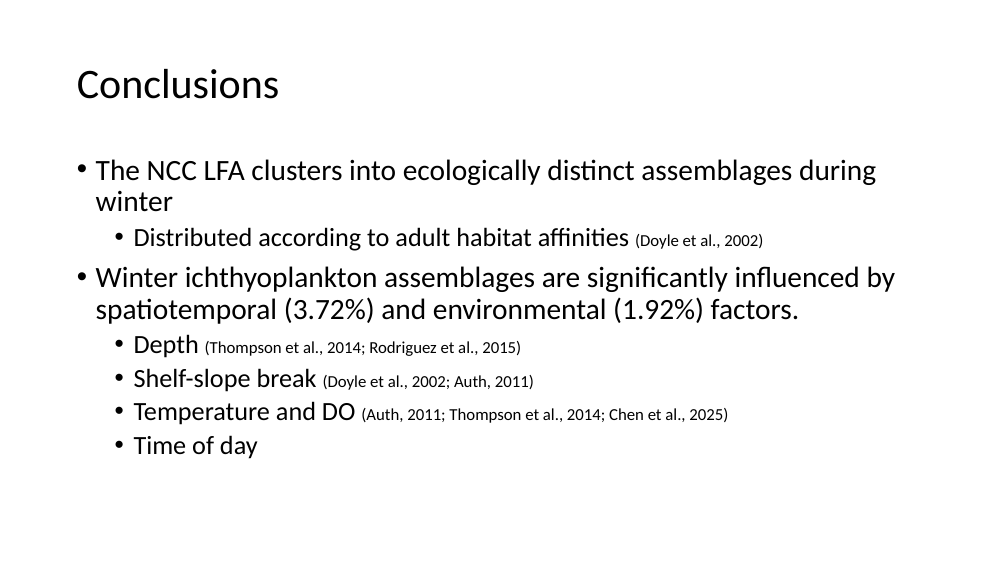
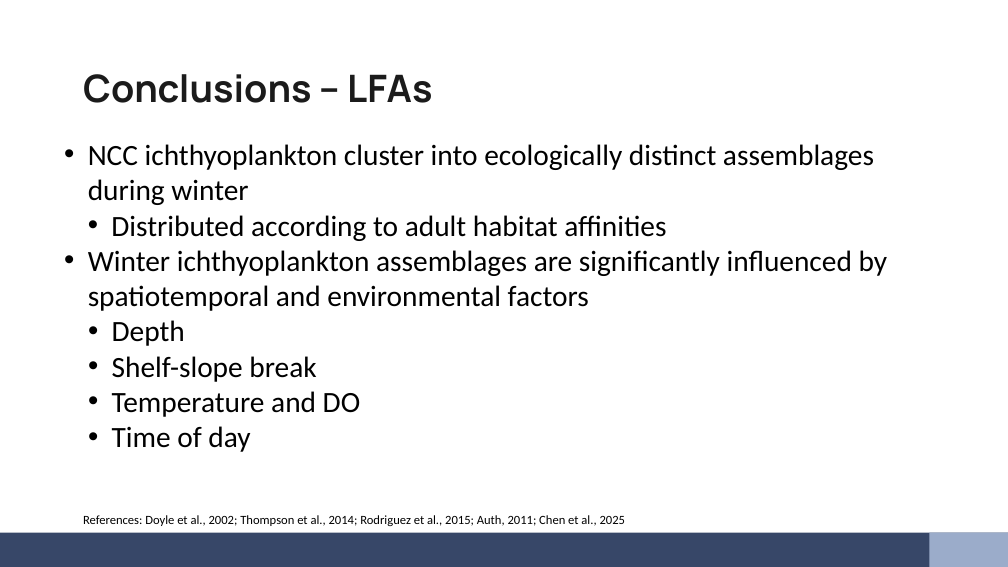
Before and after one commit to LukeABobay/larval-fish-community-analysis, a slide deck: slide 16 of PICES 2026 Presentation.pptx (slide 23 before the commit). Drawn at 1008x567 pixels with LibreOffice and Linux fonts; fonts in the diff are those of the drawing. Boxes give left, top, right and bottom in pixels: in the first picture for what was removed or moved away, otherwise in the second. Text is boxed around its words. In the diff, an @@ line names an element or a change of style, - is before the commit and + after.

Commit message:
Revise slides based on Su and Luke's feedback. Add background/template and images. Populate acknowledgements slide with text and logos

```diff
--- a/PICES 2026 Presentation.pptx
+++ b/PICES 2026 Presentation.pptx
@@ title "Conclusions – LFAs" at box(83, 74, 432, 103): vertical alignment middle to top @@
@@ title at box(83, 74, 432, 103): text changed; size 40 to 36 pt; font Calibri to Manrope; text colour #000000 to #1B1B1B; bold on @@
-Conclusions
+Conclusions – LFAs
@@ text "NCC ichthyoplankton cluster into ecologically ...": place and size @@
-text "NCC ichthyoplankton cluster into ecologically ..." at box(96, 159, 896, 459)
+text "NCC ichthyoplankton cluster into ecologically ..." at box(88, 144, 888, 452)
@@ text at box(88, 144, 888, 417): text changed @@
-• The NCC LFA clusters into ecologically distinct assemblages during winter
-  • Distributed according to adult habitat affinities (Doyle et al., 2002)
-• Winter ichthyoplankton assemblages are significantly influenced by spatiotemporal (3.72%) and environmental (1.92%) factors.
-  • Depth (Thompson et al., 2014; Rodriguez et al., 2015)
-  • Shelf-slope break (Doyle et al., 2002; Auth, 2011)
-  • Temperature and DO (Auth, 2011; Thompson et al., 2014; Chen et al., 2025)
+• NCC ichthyoplankton cluster into ecologically distinct assemblages during winter
+  • Distributed according to adult habitat affinities
+• Winter ichthyoplankton assemblages are significantly influenced by spatiotemporal and environmental factors
+  • Depth
+  • Shelf-slope break
+  • Temperature and DO
@@ text at box(112, 426, 250, 452): size 25 to 28 pt in "Time of day"; indent changed; line spacing 0.9 to 1; less space between paragraphs @@
@@ rectangle added at box(0, 532, 1008, 567), fill #374768 @@
@@ text added at box(83, 515, 625, 526), 12 pt, text #000000 @@
+References: Doyle et al., 2002; Thompson et al., 2014; Rodriguez et al., 2015; Auth, 2011; Chen et al., 2025
@@ rectangle added at box(929, 532, 1008, 567), fill #9BACCA @@
```
Also in this commit, not shown: 15 other slides changed, 3 slides added, 10 slides removed.
